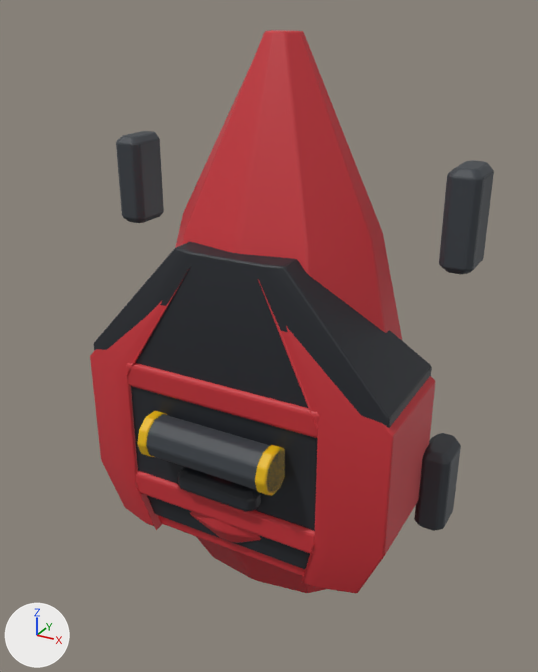
Before and after pictures for a commit that changed the FBX model Assets/Resources/ClamshellMeshes/CalfBack_Set02_Bastion.fbx.
Both versions are drawn from a 50 mm camera at (0.424, -0.815, 0.388) aimed at (0.035, -0.108, 0.034). Every picture has the same lights, and +X, +Y and +Z are marked at lower left. The first picture is the older version. Where no turn or scale is listed for an object, it has been applied to the vertices.

Script lines for the objects in view, before the commit:
```python
me_calfback_set02_bastion_001 = bpy.data.meshes.new('CalfBack_Set02_Bastion.001')
me_calfback_set02_bastion_001.from_pydata(...)  # 2484 vertices, 2400 faces; spans x -0.245..0.245, y -0.214..0.03, z -0.365..0.365
# faces by material slot: [922, 264, 306, 908]
me_calfback_set02_bastion_001.materials.append(mat_shell)  # red #c83038
me_calfback_set02_bastion_001.materials.append(mat_hazard)  # yellow #e6b800
me_calfback_set02_bastion_001.materials.append(mat_dark)  # black #23272d
me_calfback_set02_bastion_001.materials.append(mat_frame)  # dark grey #3a3f45
ob_calfback_set02_bastion = bpy.data.objects.new('CalfBack_Set02_Bastion', me_calfback_set02_bastion_001)
ob_calfback_set02_bastion.location = (0.0, 0.0, 0.0)
```
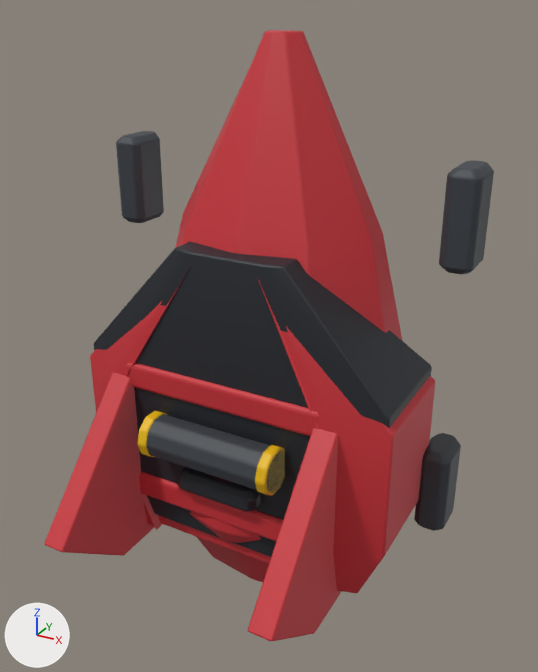
Changed parts and their boxes [x1, y1, x2, y2] in the pictures (538 x 672 px):
'CalfBack_Set02_Bastion', reshaped (11% wider, 9% taller)
    before: [90, 30, 494, 593]
    after: [44, 30, 494, 641]
part 1 of me_calfback_set02_bastion_001, added (red)
    after: [44, 372, 154, 556]
part 2 of me_calfback_set02_bastion_001, added (red)
    after: [248, 428, 342, 641]

What changed in the scene script:
```text
Change me_calfback_set02_bastion_001:
    used by ob_calfback_set02_bastion; location = (0.0, 0.0, 0.0)
    remove me_calfback_set02_bastion_001.from_pydata(...)  # 2484 vertices, 2400 faces; spans x -0.245..0.245, y -0.214..0.03, z -0.365..0.365
    add me_calfback_set02_bastion_001.from_pydata(...)  # 2636 vertices, 2548 faces; spans x -0.245..0.245, y -0.318..0.03, z -0.365..0.365
    me_calfback_set02_bastion_001 part 1: a new loose piece of 76 vertices spanning x -0.155..-0.125, y -0.318..-0.11, z -0.277..0.015, in mat_shell (red #c83038)
    me_calfback_set02_bastion_001 part 2: a new loose piece of 76 vertices spanning x 0.125..0.155, y -0.318..-0.11, z -0.277..0.015, in mat_shell (red #c83038)
```
